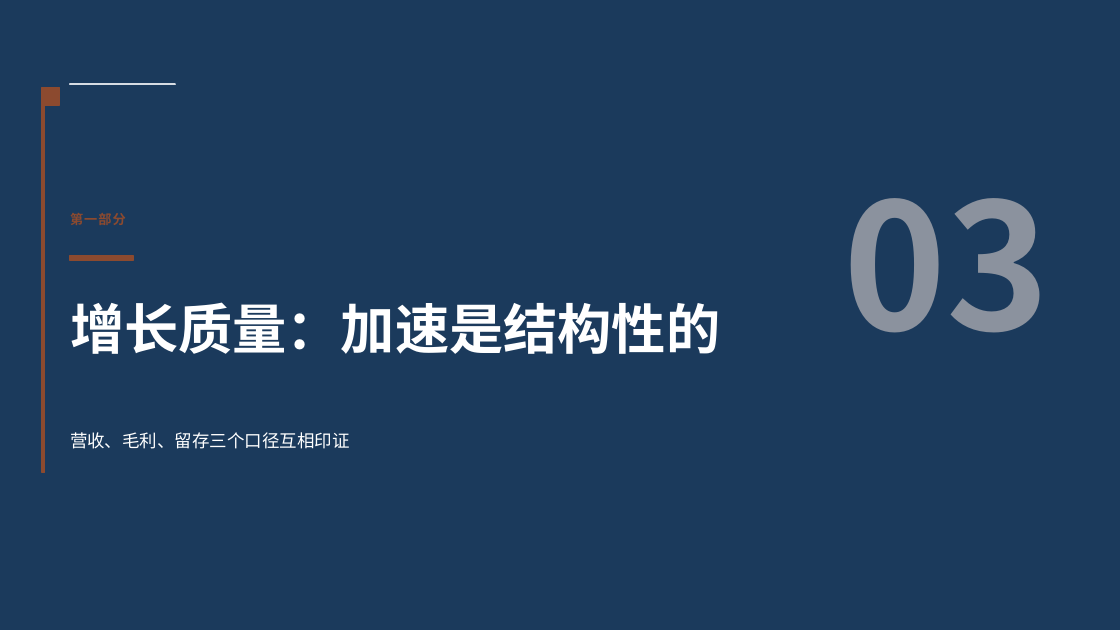
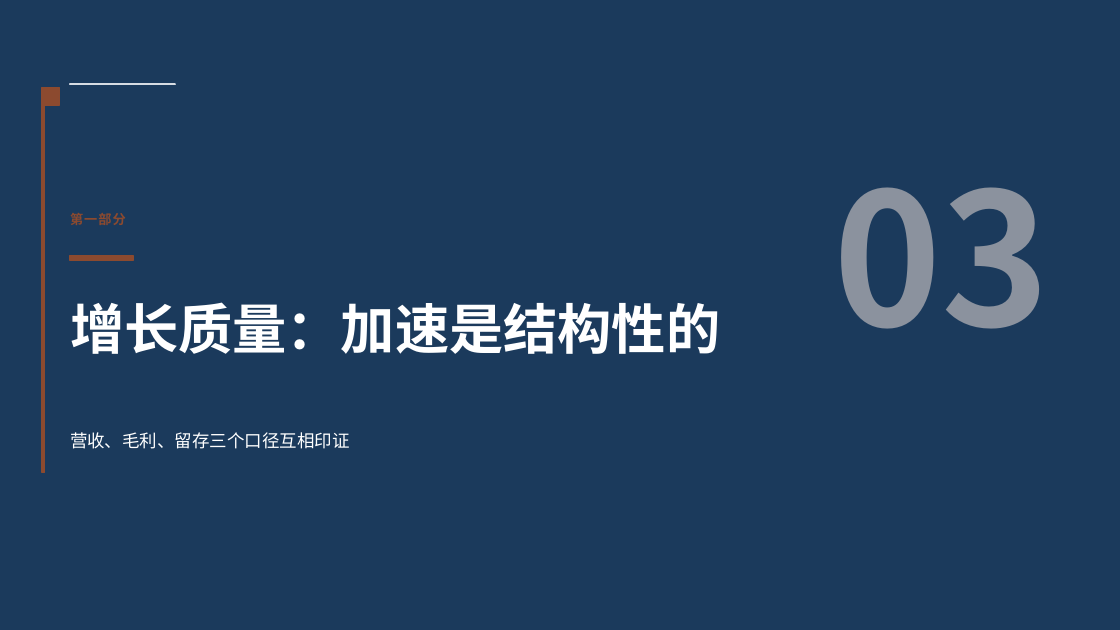
Before and after one commit to xzhengyu007-lang/ai-ppt, a slide deck: slide 3 of docs/examples/02-学术答辩.pptx. Drawn at 1120x630 pixels with LibreOffice and Linux fonts; fonts in the diff are those of the drawing. Boxes give left, top, right and bottom in pixels: in the first picture for what was removed or moved away, otherwise in the second. Text is boxed around its words. In the diff, an @@ line names an element or a change of style, - is before the commit and + after.

```diff
--- a/docs/examples/02-学术答辩.pptx
+++ b/docs/examples/02-学术答辩.pptx
@@ text "03": place and size @@
-text "03" at (843, 198, 1050, 333)
+text "03" at (833, 187, 1050, 329)
@@ text "03" at (833, 187, 1050, 329): size 150 to 157.5 pt; line spacing 150pt to 157.5pt @@
```
Also in this commit, not shown: 9 other slides changed, 5 other files.
